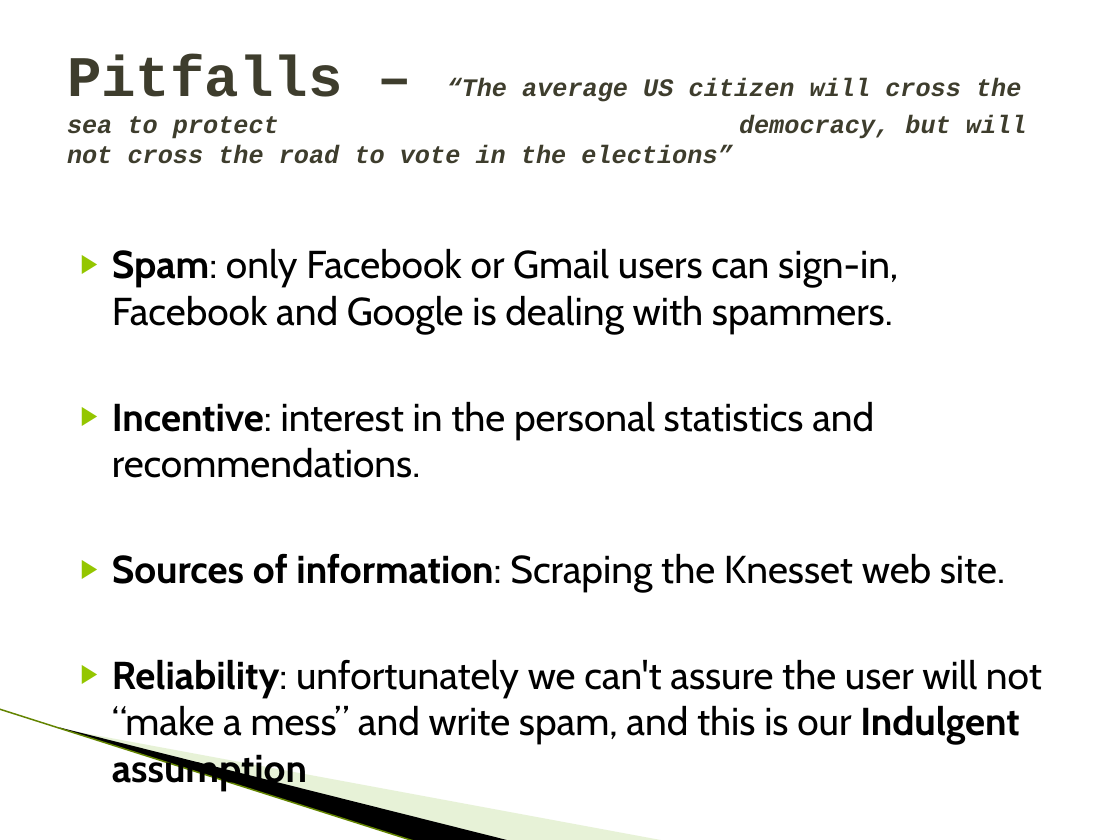
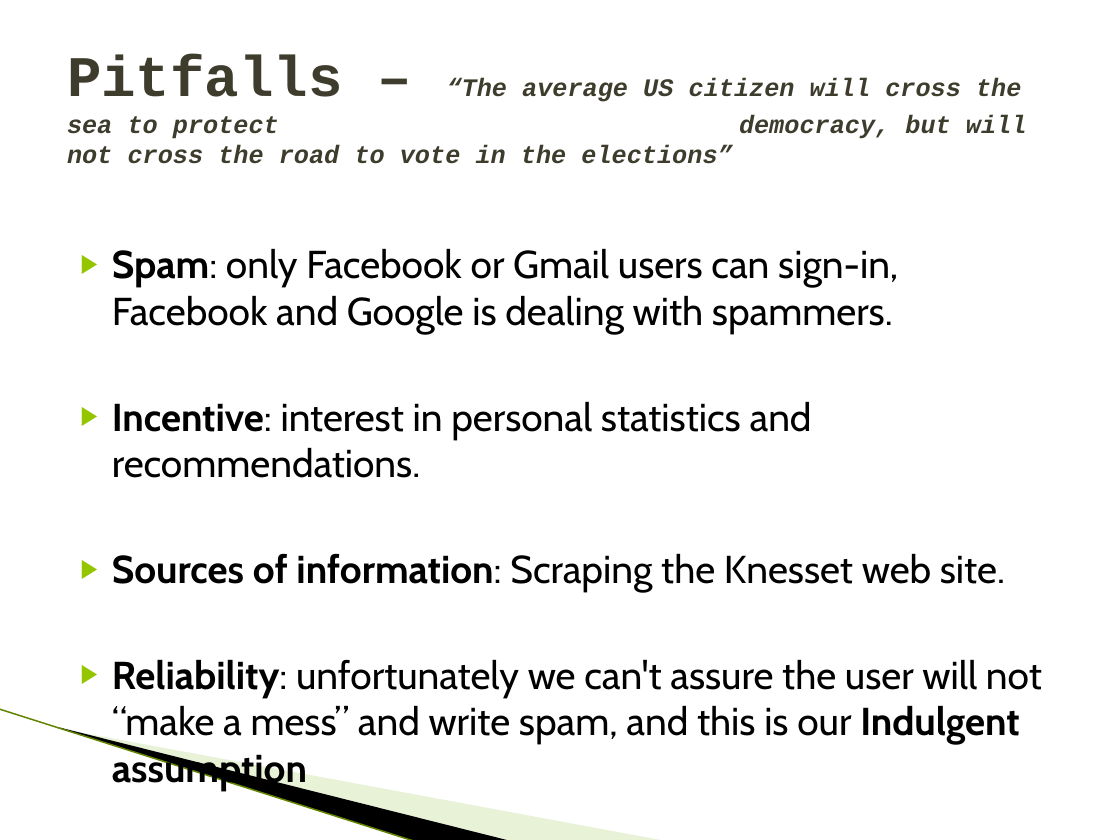
Before and after one commit to idantavor/PoliticalCrowd, a slide deck: slide 8 of CrowdPresentationTheBest.pptx. Drawn at 1120x840 pixels with LibreOffice and Linux fonts; fonts in the diff are those of the drawing; background and template pictures are left out. Boxes give left, top, right and bottom in pixels: in the first picture for what was removed or moved away, otherwise in the second. Text is boxed around its words. In the diff, an @@ line names an element or a change of style, - is before the commit and + after.

```diff
--- a/CrowdPresentationTheBest.pptx
+++ b/CrowdPresentationTheBest.pptx
@@ text at [112, 401, 812, 478]: text changed @@
-▶ Incentive: interest in the personal statistics and recommendations.
+▶ Incentive: interest in personal statistics and recommendations.
```
Also in this commit, not shown: 4 other slides changed, 2 other files.
